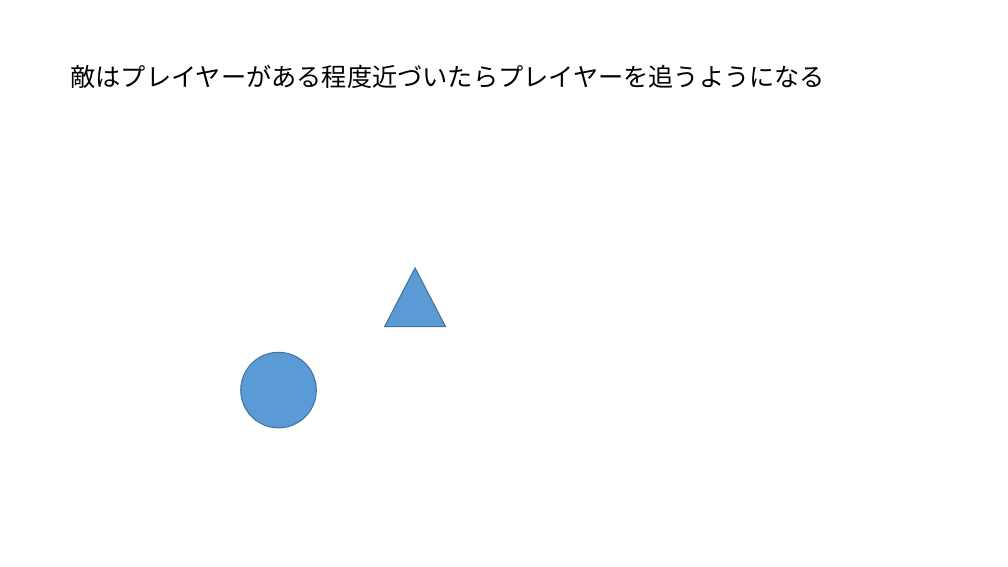
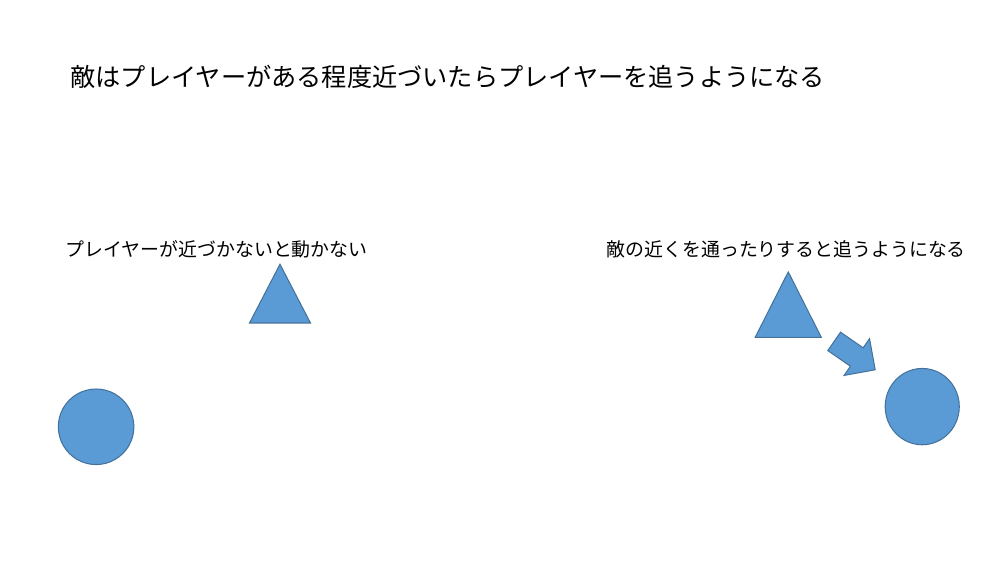
Before and after one commit to rinne-9029/ActionGame, a slide deck: slide 3 of アクションゲーム.pptx. Drawn at 1008x567 pixels with LibreOffice and Linux fonts; fonts in the diff are those of the drawing. Boxes give left, top, right and bottom in pixels: in the first picture for what was removed or moved away, otherwise in the second. Text is boxed around its words. In the diff, an @@ line names an element or a change of style, - is before the commit and + after.

```diff
--- a/アクションゲーム.pptx
+++ b/アクションゲーム.pptx
@@ text added at [66,240,368,258], 18 pt, text #000000 @@
+プレイヤーが近づかないと動かない
@@ triangle: place and size @@
-triangle at [385,268,446,327]
+triangle at [250,265,311,324]
@@ text added at [607,240,966,258], 18 pt, text #000000 @@
+敵の近くを通ったりすると追うようになる
@@ triangle added at [755,272,821,337], fill #5B9BD5, outline #43739E 1 pt @@
@@ down arrow added at [822,323,888,388], fill #5B9BD5, outline #43739E 1 pt @@
@@ ellipse: place and size @@
-ellipse at [240,352,316,428]
+ellipse at [58,389,134,465]
@@ ellipse added at [885,368,960,445], fill #5B9BD5, outline #43739E 1 pt @@
```
Also in this commit, not shown: 1 other slide changed, 2 slides added, 20 other files.
